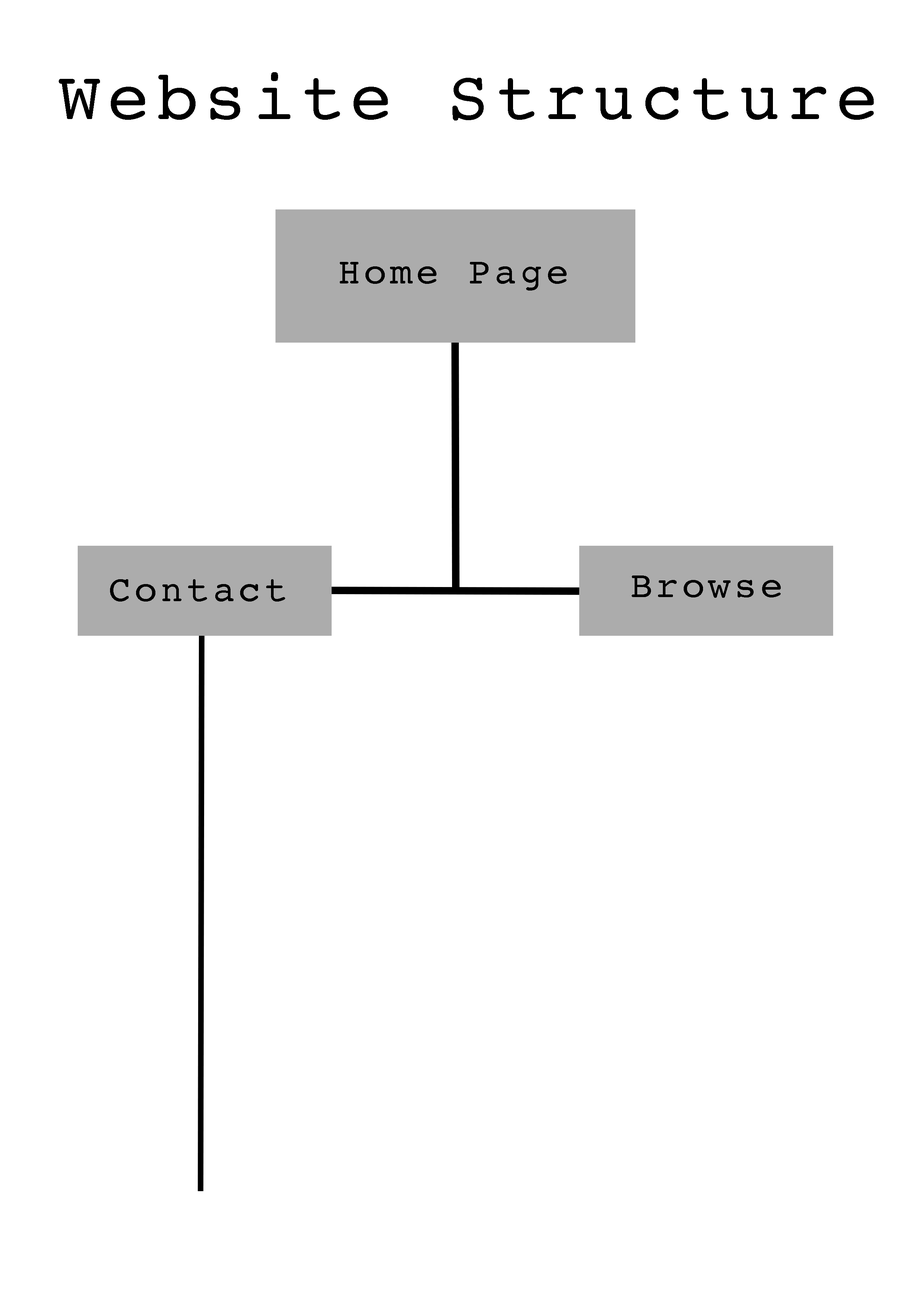
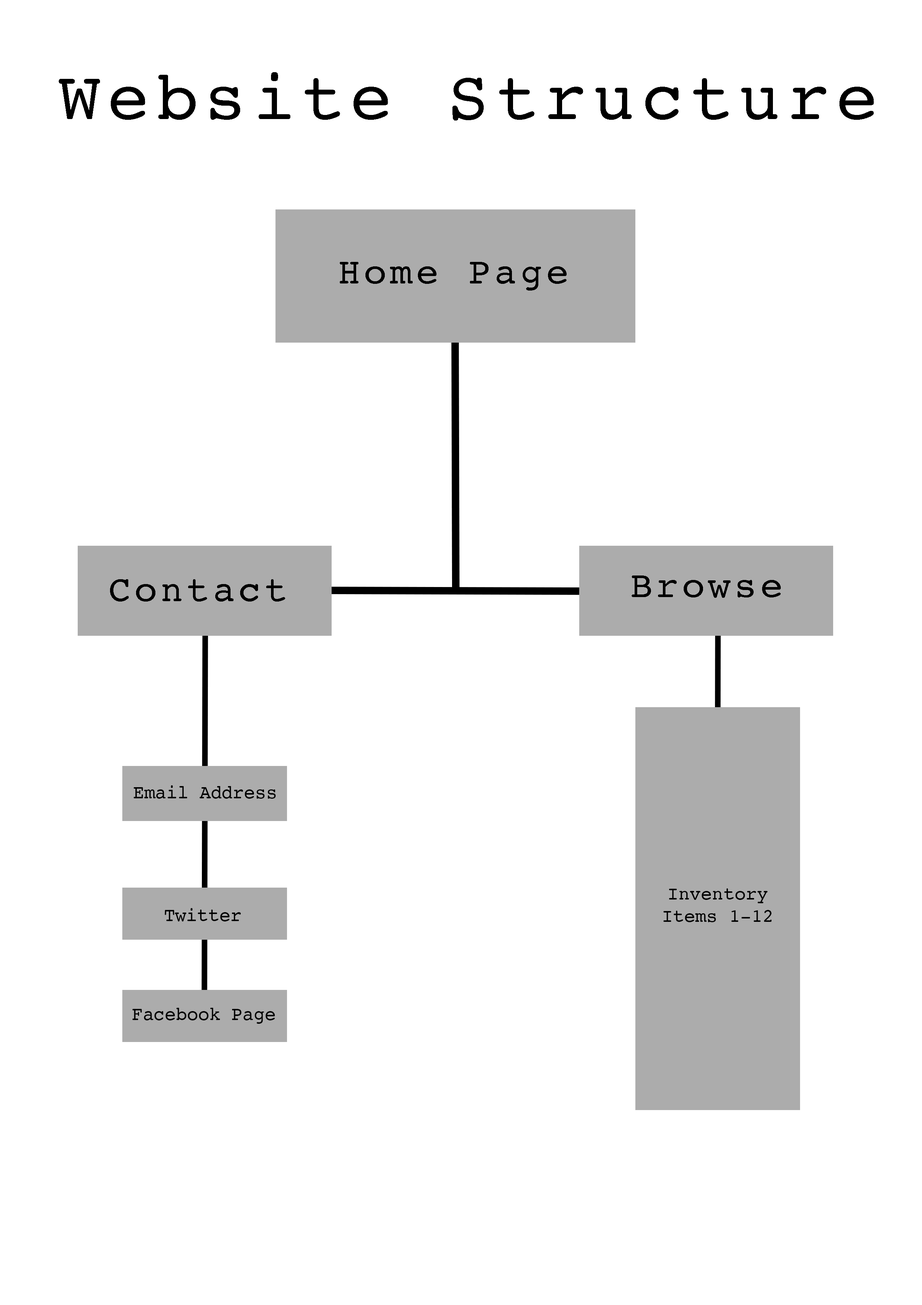
Revision of a layered w=922, h=1305 image; what changed, layer by layer:
added layer "Inventory Items 1-12" above "Contact" over [663, 888, 773, 922]
added layer "Contact" (1st of 6) above "Facebook Page" over [635, 707, 801, 1110]
added layer "Facebook Page" above "Contact" over [132, 1007, 276, 1024]
added layer "Contact" (2nd of 6) above "Twitter" over [122, 989, 288, 1042]
added layer "Twitter" above "Contact" over [164, 907, 242, 922]
added layer "Contact" (3rd of 6) above "Email Address" over [122, 887, 288, 940]
added layer "Email Address" above "Contact" over [133, 785, 276, 799]
added layer "Contact" (4th of 6) above "Website Structure" over [122, 765, 288, 821]
added layer "Shape 1" (1st of 2) above "Line 2" over [714, 635, 722, 1110]
moved "Shape 1" (2nd of 2) above "Background", painted on it over [197, 635, 209, 1191]
